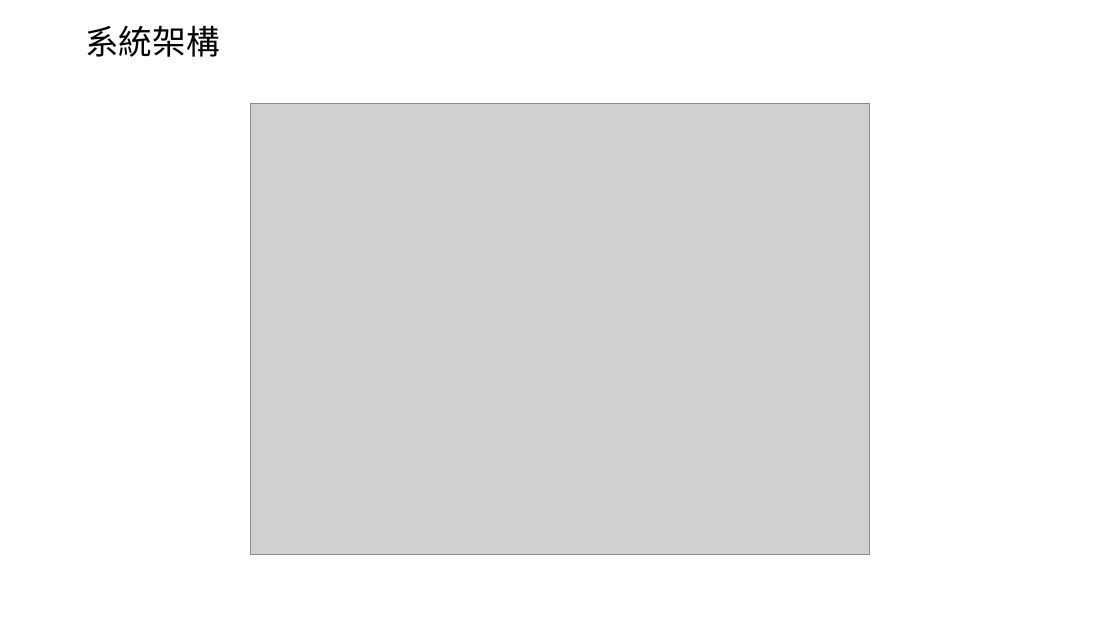
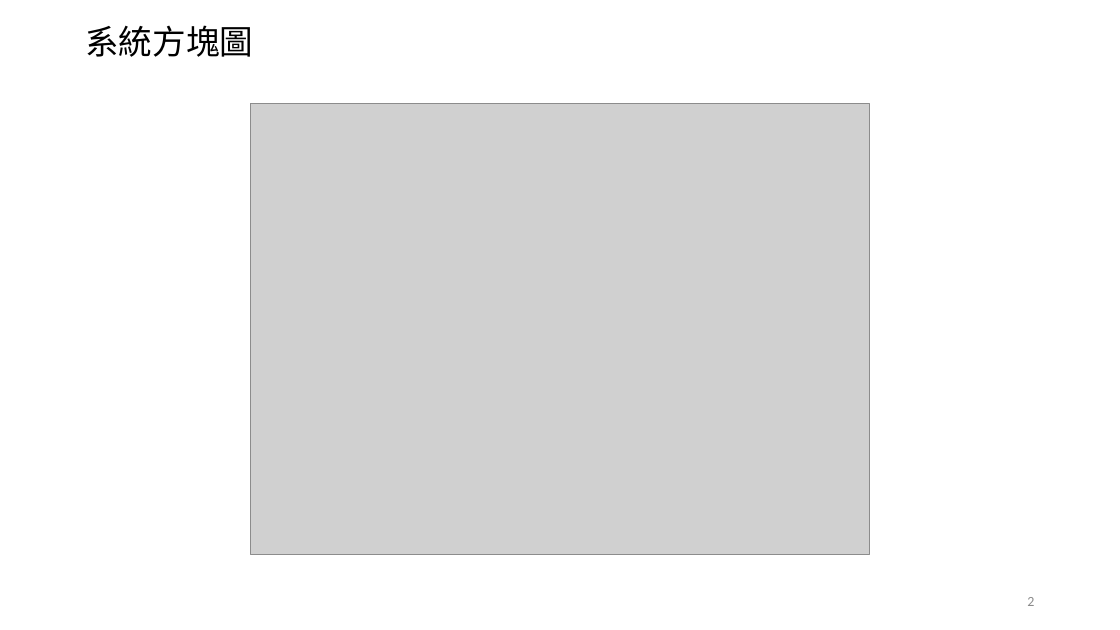
Before and after one commit to Chi-Yung/Chi-Yung, a slide deck: slide 3 of 報告.pptx. Drawn at 1120x630 pixels with LibreOffice and Linux fonts; fonts in the diff are those of the drawing; grey boxes stand for pictures. Boxes give left, top, right and bottom in pixels: in the first picture for what was removed or moved away, otherwise in the second. Text is boxed around its words. In the diff, an @@ line names an element or a change of style, - is before the commit and + after.

```diff
--- a/報告.pptx
+++ b/報告.pptx
@@ title at <box>85,25,253,57</box>: text changed @@
-系統架構
+系統方塊圖
@@ page number added at <box>1027,597,1034,606</box>, 12 pt, text #8C8C8C @@
+2
```
Also in this commit, not shown: 17 other slides changed.
